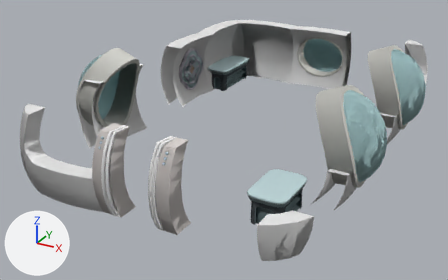
One commit to the glTF model www/models/lba2/iso_scenes/119.glb: the scene before it, then after it.
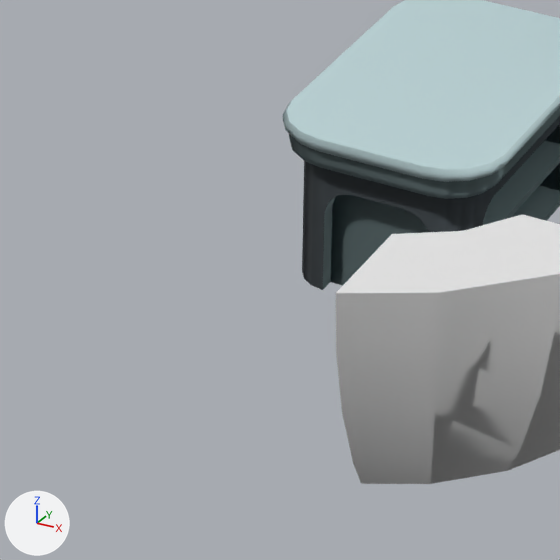
Each version is shown whole from a 50 mm lens placed at (25.74, -44.16, 14.93), pointed at (10.04, -15.63, 0.66), then close up on the part from 43% to 67% of the width and 61% to 98% of the height. The axes (+X, +Y, +Z) are drawn at lower left. The lights are the same throughout. Where no turn or scale is listed for an object, it has been applied to the vertices. Vertices at the same position are counted once.

Names of what the first close-up shows: 'colored', 'textured_51c720184e9b89eb', 'textured_e409904b42712040'.
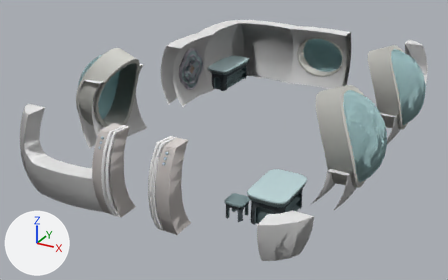
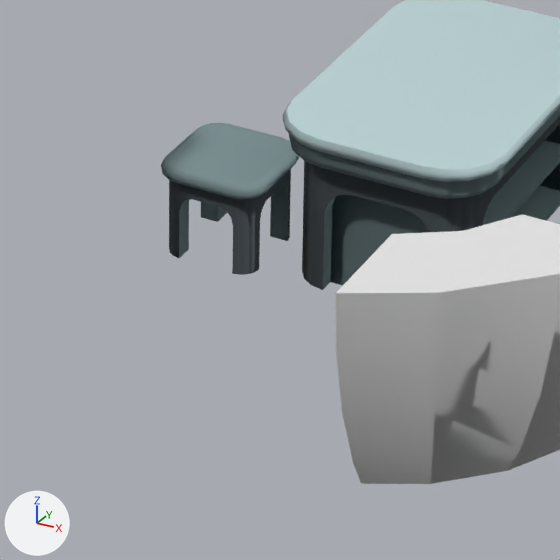
Location of each change, [x1, y1, x2, y2] in pixels of the close-ups (560 x 560 px):
'colored', reshaped
    before: [283, 0, 560, 290]
    after: [161, 0, 560, 290]
part 1 of me_mesh_0, added
    after: [161, 123, 299, 275]

Edits to the bpy script that builds the scene:
```text
Change me_mesh_0:
    used by ob_colored; location = (0.0, 0.0, 0.0)
    remove me_mesh_0.from_pydata(...)  # 4719 vertices, 8921 faces; spans x 3.1..18.9, y -25.9..-2.2, z 0.5..5.8
    add me_mesh_0.from_pydata(...)  # 5041 vertices, 9545 faces; spans x 3.1..18.9, y -25.9..-2.2, z 0.5..5.8
    me_mesh_0 part 1: a new loose piece of 322 vertices spanning x 14.0..15.0, y -23.0..-22.0, z 0.5..1.4, in mat_material_0
```
